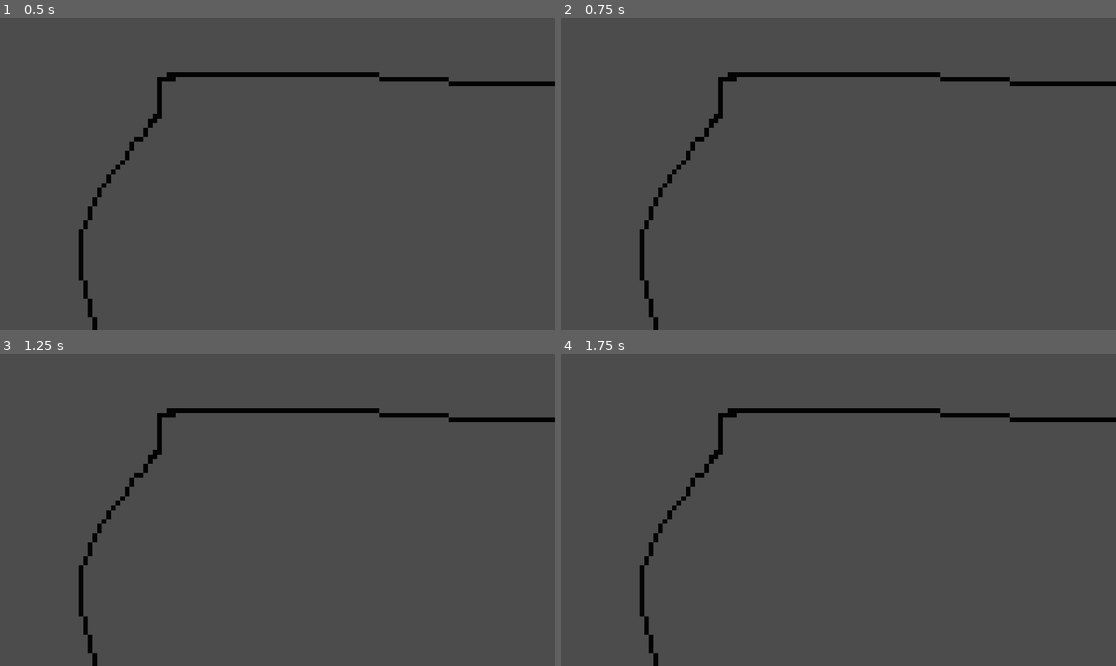
Above: before the commit, frames 1-4 (two rows, left to right).
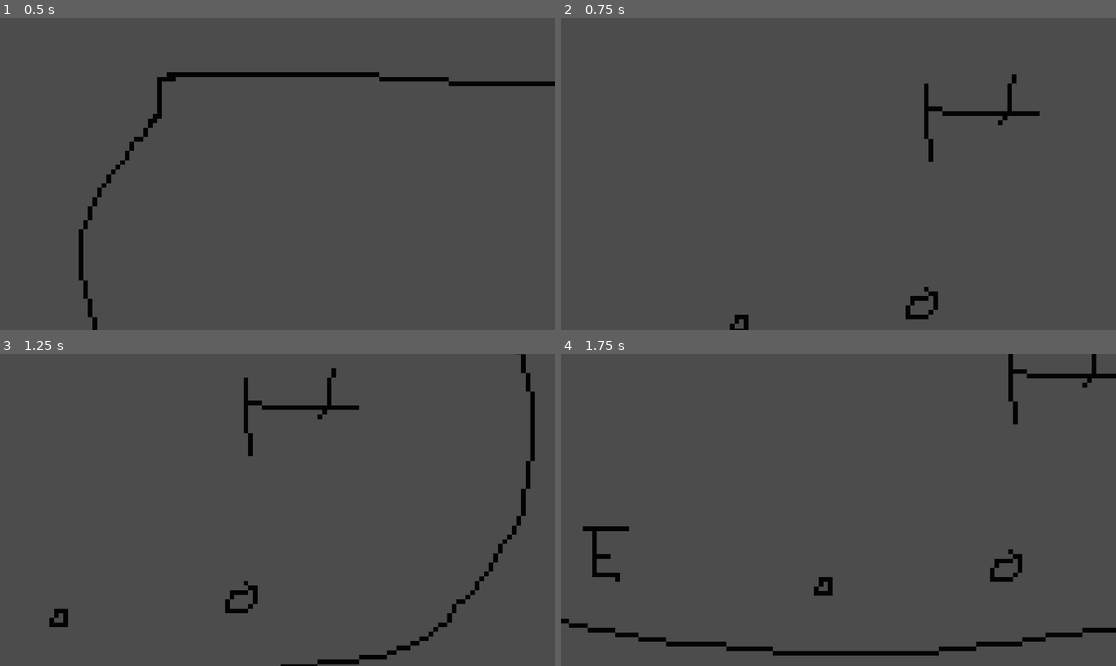
Above: after the commit, the same moments.

Repository: KafLad/TestRepo
Game: Godot game, scene res://Scenes/Testing_Area.tscn
The game is run twice, just before and just after one commit, with the same random seed, the same clock (stepped at 60 frames per second) and the same inputs. This scene is started directly instead of the project's main scene.
Inputs (mouse positions are in pixels of both pictures, inside the frame that each line leads up to):
- Up to frame 1 (0.5 s): no input
- Up to frame 2 (0.75 s): tap Enter at 0.5 s; move the mouse to (960, 158) at 0.52 s; hold D (right) from 0.53 s (still down)
- Up to frame 3 (1.25 s): keep holding D (right)
- Up to frame 4 (1.75 s): move the mouse to (727, 525) at 1.27 s; release D (right) at 1.28 s; hold S (down) from 1.28 s (still down)

Frame 1 is identical in both runs. In frame 2, 2.8% of the frame differs, in the area x 14-100%, y 17-100%; in frame 3, 3.8%; in frame 4, 4.7%, in the area x 0-100%, y 0-100%.

Commit message:
Mouse-based camera prototype
Added prototype for mouse-based camera controls in "Testing_Area.tscn"
(To try it open that scene then run that scene specificcally)

Diff:
--- a/MouseFollow.gd
+++ /dev/null
@@ -1,10 +0,0 @@
-extends Area2D
-
-var mousePosition = get_global_mouse_position()
-var areaPosition = Vector2()
-
-func _ready():
-	pass # Replace with function body.
-
-func _physics_process(delta):
-	print(mousePosition)
--- a/Scenes/Testing_Area.tscn
+++ b/Scenes/Testing_Area.tscn
@@ -1,6 +1,6 @@
 [gd_scene load_steps=3 format=2]
 
-[ext_resource path="res://MouseFollow.gd" type="Script" id=1]
+[ext_resource path="res://Scripts/MouseCamera.gd" type="Script" id=1]
 [ext_resource path="res://Sprites/Wall.tres" type="TileSet" id=2]
 
 [node name="Node2D" type="Node2D"]
@@ -11,12 +11,12 @@
 format = 1
 tile_data = PoolIntArray( -1376280, 0, 0, -1376279, 0, 0, -1376278, 0, 0, -1376277, 0, 0, -1376276, 0, 0, -1376275, 0,  …(8523 unchanged characters)…
 
-[node name="Mouse" type="Area2D" parent="."]
+[node name="Mouse" type="RigidBody2D" parent="."]
 script = ExtResource( 1 )
 
 [node name="CollisionPolygon2D" type="CollisionPolygon2D" parent="Mouse"]
 polygon = PoolVector2Array( -1.25, -2.04552, 1.69314, -2.04552, 1.79825, 1.84363, -1.14489, 1.73852 )
-disabled = true
 
 [node name="Camera2D" type="Camera2D" parent="Mouse"]
 current = true
+smoothing_enabled = true
--- /dev/null
+++ b/Scripts/MouseCamera.gd
@@ -0,0 +1,12 @@
+extends RigidBody2D
+
+var mousePosition = get_global_mouse_position()
+var objPosition = Vector2()
+
+func _input(event):
+	if event is InputEventMouseMotion:
+		print("Mouse Motion at: ", event.position)
+		mousePosition = event.position
+
+func _physics_process(delta):
+	position = mousePosition
